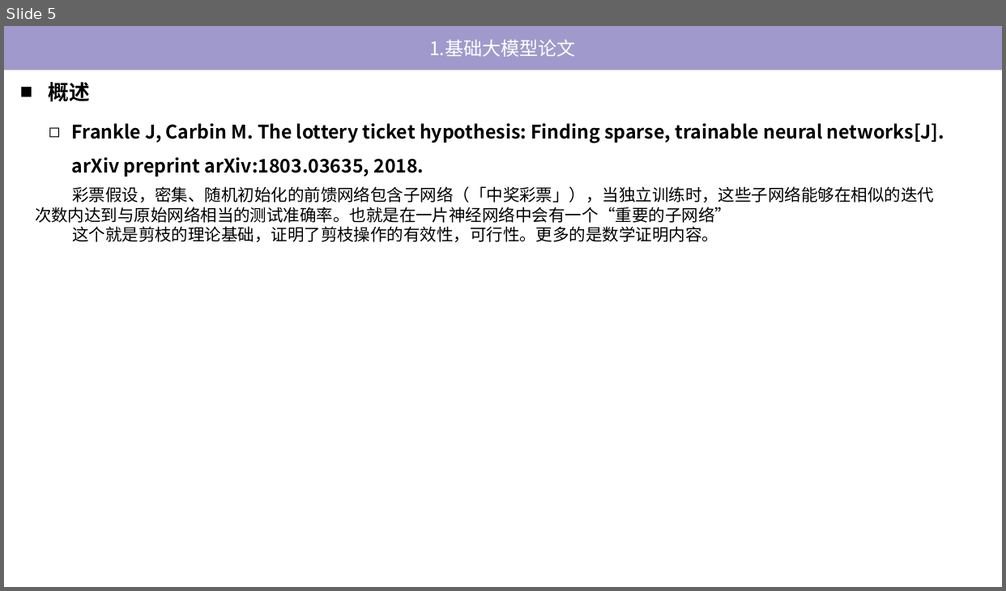
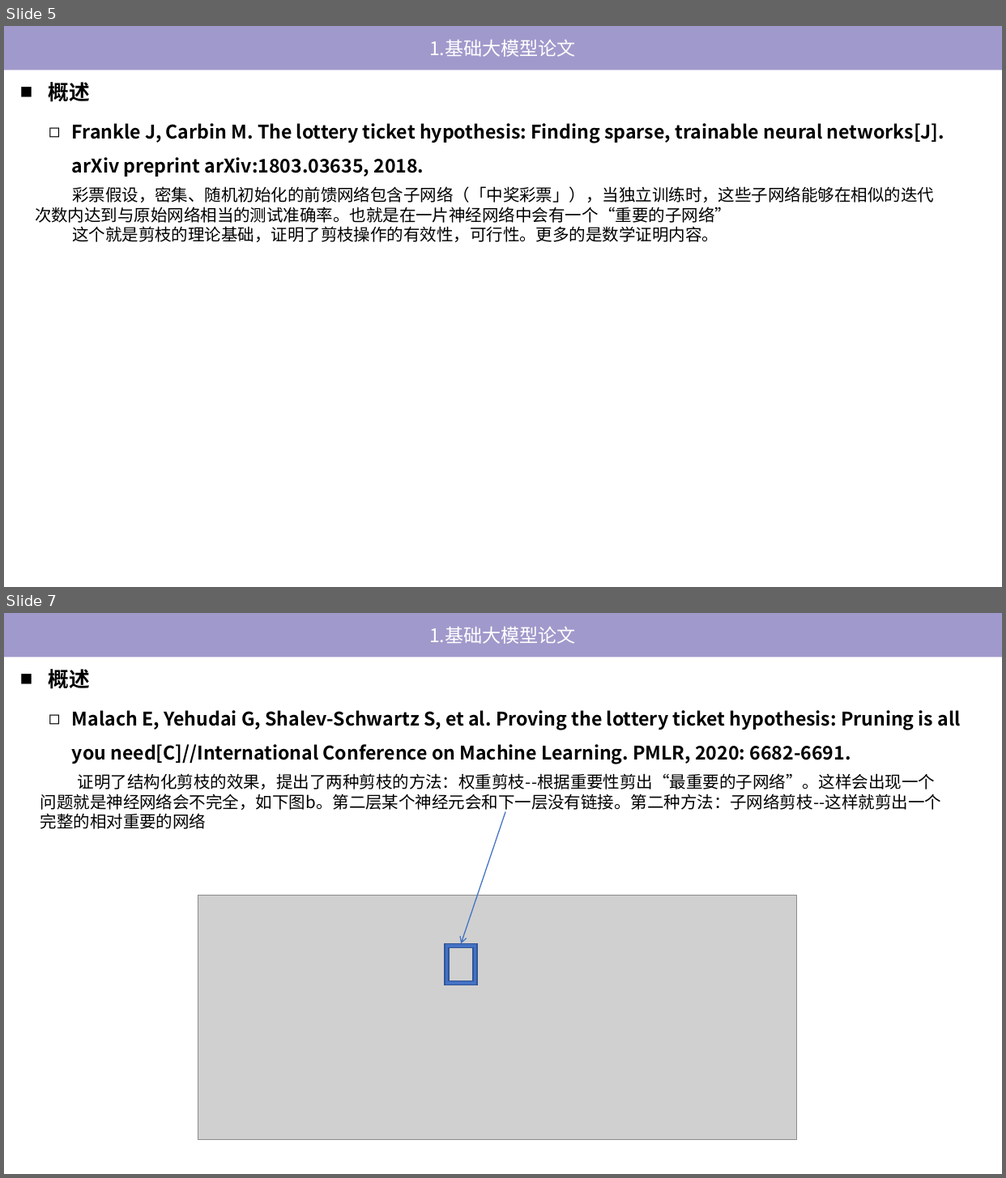
Before and after one commit to tj-messi/cv-computer-visual-tj, a slide deck: 0.组会记录/2024-11-14/report-2024-11-14.pptx. Shown one above the other, each under a label of ours: slide 5 before the commit, slides 5 and 7 after it; the slides between them are not shown. The pictures are 1006x591 and 1006x1178 pixels, drawn with LibreOffice and Linux fonts; fonts in the diff are those of the drawing; grey boxes stand for pictures. Boxes give left, top, right and bottom in pixels: in the first picture for what was removed or moved away, otherwise in the second. Text is boxed around its words. In the diff, an @@ line names an element or a change of style, - is before the commit and + after.

```diff
--- a/0.组会记录/2024-11-14/report-2024-11-14.pptx
+++ b/0.组会记录/2024-11-14/report-2024-11-14.pptx
@@ slide 7 added at <box>4,613,1002,1174</box>, background #FFFFFF @@
@@ rectangle added at <box>4,613,1002,658</box>, fill #A099CB, 18 pt, text #FFFFFF @@
+1.基础大模型论文
@@ text added at <box>48,669,89,689</box>, 20 pt, text #000000, bold @@
+■ 概述
@@ text added at <box>72,710,961,764</box>, 18 pt, text #000000, bold @@
+◻ Malach E, Yehudai G, Shalev-Schwartz S, et al. Proving the lottery ticket hypothesis: Pruning is all you need[C]//International Conference on Machine Learning. PMLR, 2020: 6682-6691.
@@ text added at <box>40,773,941,829</box>, 16 pt, text #000000 @@
+证明了结构化剪枝的效果，提出了两种剪枝的方法：权重剪枝--根据重要性剪出“最重要的子网络”。这样会出现一个问题就是神经网络会不完全，如下图b。第二层某个神经元会和下一层没有链接。第二种方法：子网络剪枝--这样就剪出一个完整的相对重要的网络
@@ arrow added from (505, 812) to (462, 944), #4472C4 1 pt @@
@@ picture added at <box>198,896,797,1140</box> @@
@@ frame added at <box>445,944,477,985</box>, fill #4472C4, outline #2F5597 1 pt @@
```
Also in this commit, not shown: 1 slide changed, 2 other files.
